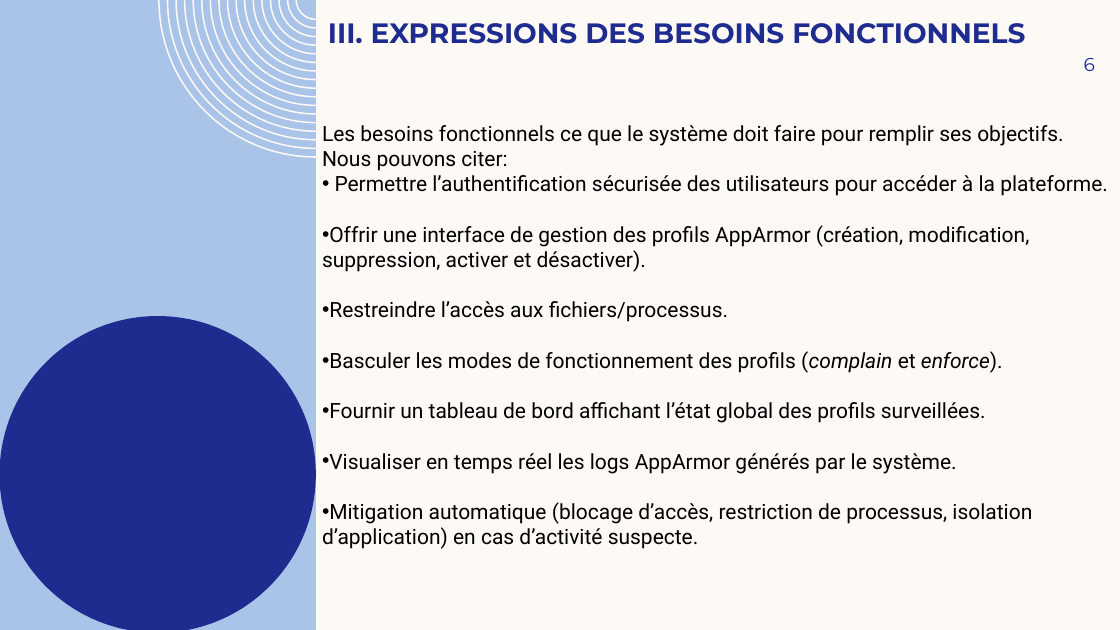
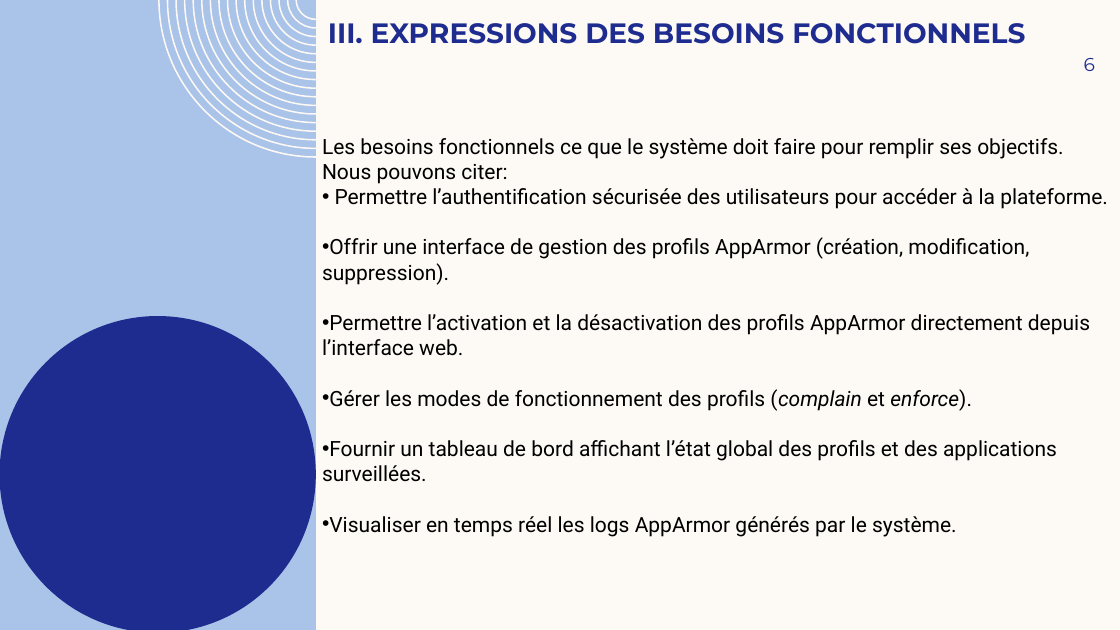
Before and after one commit to OpenSecureFoundation/Web-AppArmor-Manager, a slide deck: slide 6 of cahier des charges APPArmor.pptx. Drawn at 1120x630 pixels with LibreOffice and Linux fonts; fonts in the diff are those of the drawing; background and template pictures are left out. Boxes give left, top, right and bottom in pixels: in the first picture for what was removed or moved away, otherwise in the second. Text is boxed around its words. In the diff, an @@ line names an element or a change of style, - is before the commit and + after.

```diff
--- a/cahier des charges APPArmor.pptx
+++ b/cahier des charges APPArmor.pptx
@@ text "Les besoins fonctionnels ce que ..." moved from (x1=322, y1=125, x2=1108, y2=549) to (x1=322, y1=138, x2=1108, y2=537) @@
@@ text at (x1=322, y1=237, x2=1090, y2=482): text changed @@
-• Offrir une interface de gestion des profils AppArmor (création, modification, suppression, activer et désactiver).
-• Restreindre l’accès aux fichiers/processus.
-• Basculer les modes de fonctionnement des profils (complain et enforce).
-• Fournir un tableau de bord affichant l’état global des profils surveillées.
+• Offrir une interface de gestion des profils AppArmor (création, modification, suppression).
+• Permettre l’activation et la désactivation des profils AppArmor directement depuis l’interface web.
+• Gérer les modes de fonctionnement des profils (complain et enforce).
+• Fournir un tableau de bord affichant l’état global des profils et des applications surveillées.
@@ text at (x1=322, y1=502, x2=1032, y2=549): paragraph removed @@
-• Mitigation automatique (blocage d’accès, restriction de processus, isolation d’application) en cas d’activité suspecte.
```
Also in this commit, not shown: 1 other slide changed, 1 other file.
